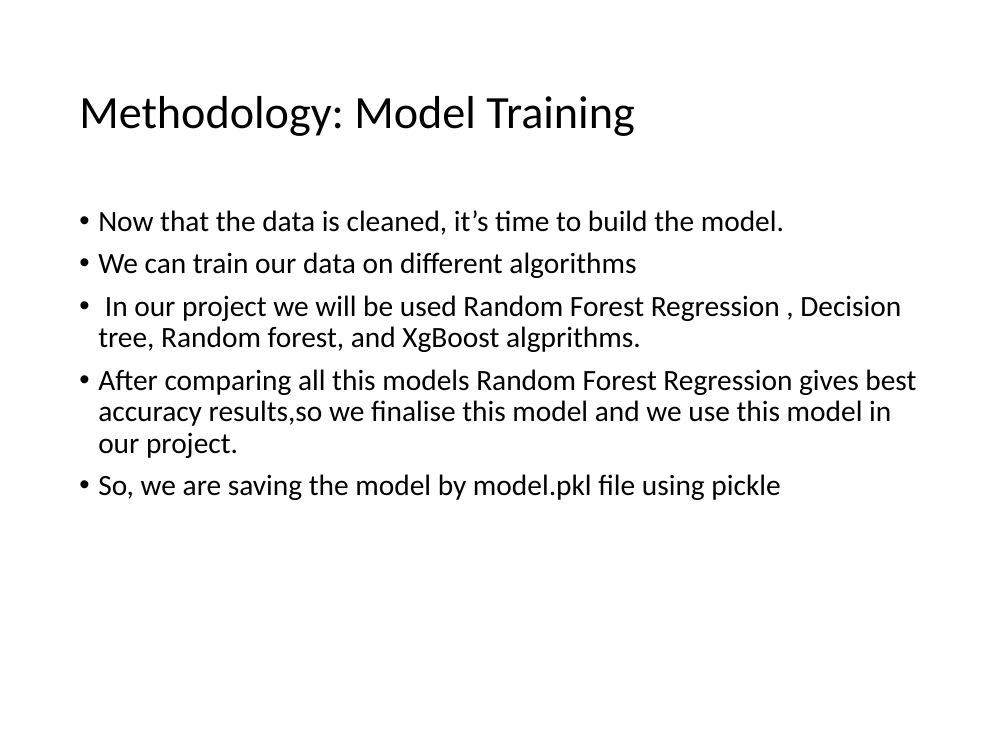
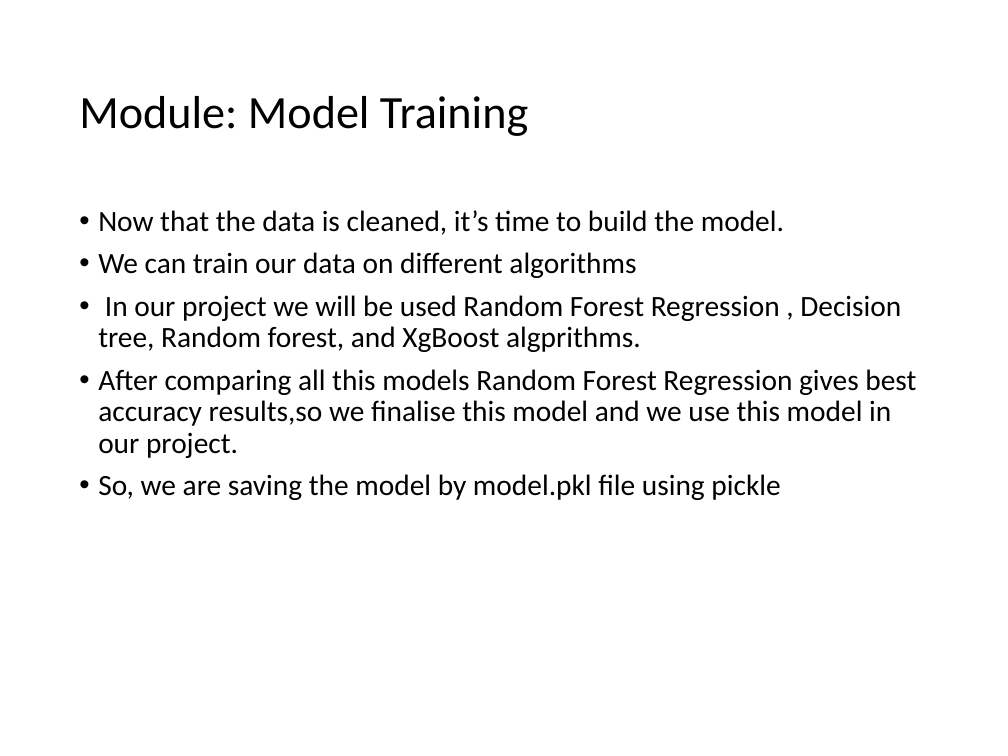
Before and after one commit to swetha-01-max/Estimating-stock-prediction-, a slide deck: slide 16 of Stock_Prediction_Flask_Project_Presentation1.pptx (slide 11 before the commit). Drawn at 1008x756 pixels with LibreOffice and Linux fonts; fonts in the diff are those of the drawing; background and template pictures are left out. Boxes give left, top, right and bottom in pixels: in the first picture for what was removed or moved away, otherwise in the second. Text is boxed around its words. In the diff, an @@ line names an element or a change of style, - is before the commit and + after.

```diff
--- a/Stock_Prediction_Flask_Project_Presentation1.pptx
+++ b/Stock_Prediction_Flask_Project_Presentation1.pptx
@@ title at bbox=[79, 96, 528, 136]: text changed @@
-Methodology: Model Training
+Module: Model Training
```
Also in this commit, not shown: 8 other slides changed, 6 slides added, 1 slide removed.
